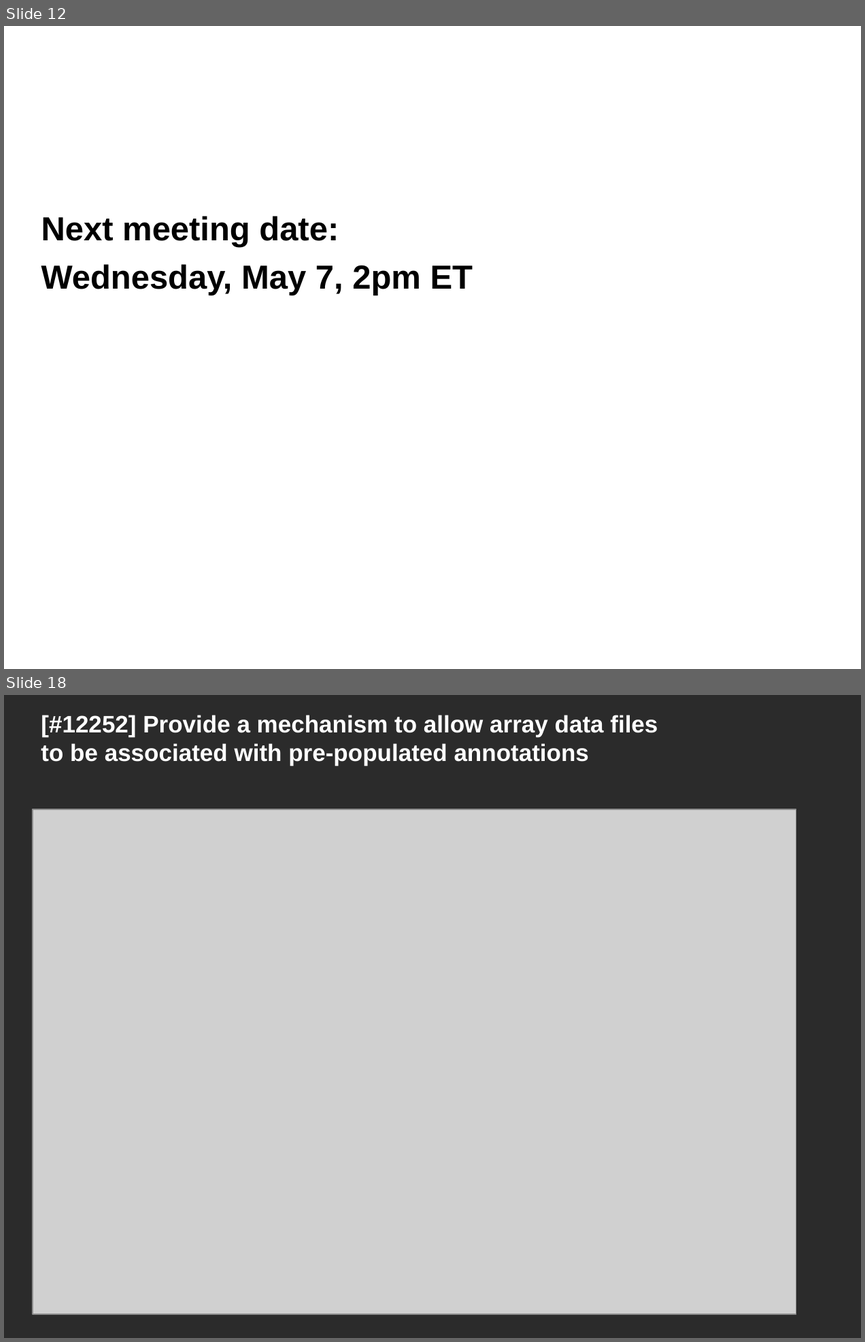
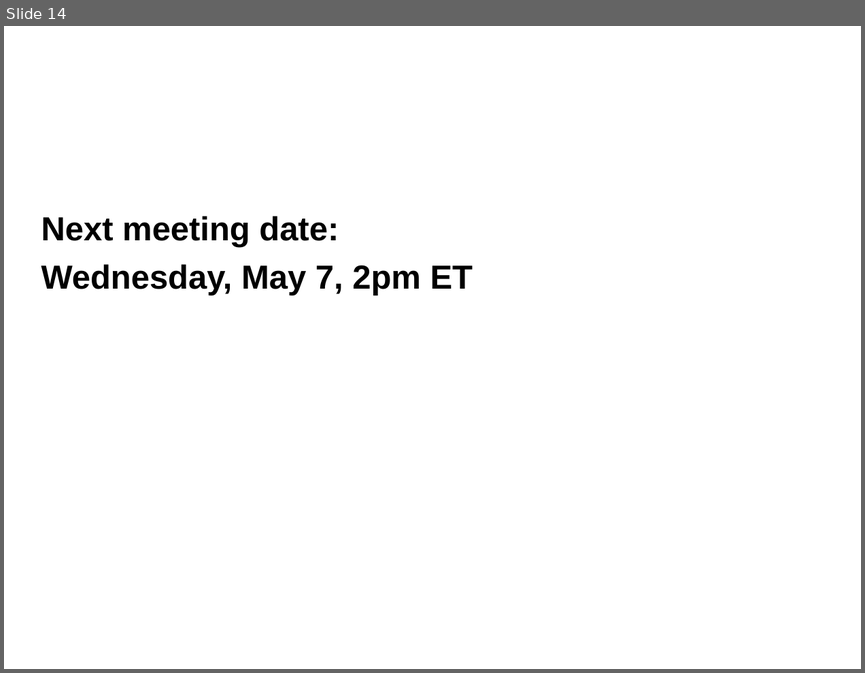
Before and after one commit to NCIP/caarray-docs, a slide deck: project_management/open_meetings/caArray User Community Meeting Apr2.ppt. Shown one above the other, each under a label of ours: slides 12 and 18 before the commit, slide 14 after it; the slides between them are not shown. The pictures are 865x1342 and 865x673 pixels, drawn with LibreOffice and Linux fonts; fonts in the diff are those of the drawing; grey boxes stand for pictures; background and template pictures are left out; a plain dark background stands for a picture behind light text. Boxes give left, top, right and bottom in pixels: in the first picture for what was removed or moved away, otherwise in the second. Text is boxed around its words. In the diff, an @@ line names an element or a change of style, - is before the commit and + after.

```diff
--- a/project_management/open_meetings/caArray User Community Meeting Apr2.ppt
+++ b/project_management/open_meetings/caArray User Community Meeting Apr2.ppt
@@ slide 18 removed at (4, 695, 861, 1338), background picture (left out) @@
@@ title removed at (41, 715, 657, 766) @@
-[#12252] Provide a mechanism to allow array data files to be associated with pre-populated annotations
@@ picture removed at (33, 809, 796, 1314) @@
@@ what was slide 12 is now slide 14 @@
```
Also in this commit, not shown: 7 slides changed, 1 slide added, 4 other slides removed.
